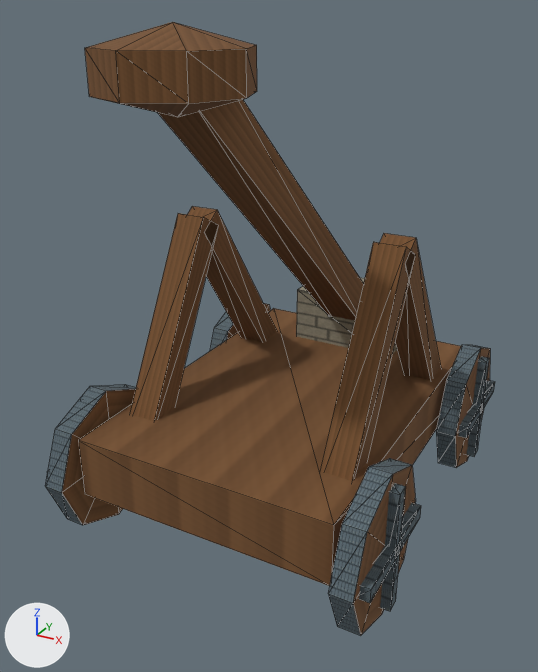
A saved change to the glTF model app/src/main/assets/3d/field/unit-CATAPULT-lod1.glb.
Rendered twice from a camera (50 mm lens) standing at (0.362, -0.726, 0.564) and looking at (-0.009, -0.052, 0.227). The axes (+X, +Y, +Z) are drawn at lower left. The lights are the same throughout. The first picture is the older version. Mesh edges are drawn as thin lines. Vertices at exactly the same position are counted once.

The scene before the commit, as lines of its bpy script (objects in view):
```python
me_mesh_0 = bpy.data.meshes.new('Mesh_0')
me_mesh_0.from_pydata(...)  # 220 vertices, 326 faces; spans x -0.192..0.192, y -0.289..0.245, z 0.0..0.555
me_mesh_0.materials.append(mat_material_0)
ob_mesh_0 = bpy.data.objects.new('Mesh_0', me_mesh_0)
ob_mesh_0.location = (0.0, 0.0, 0.0)
```
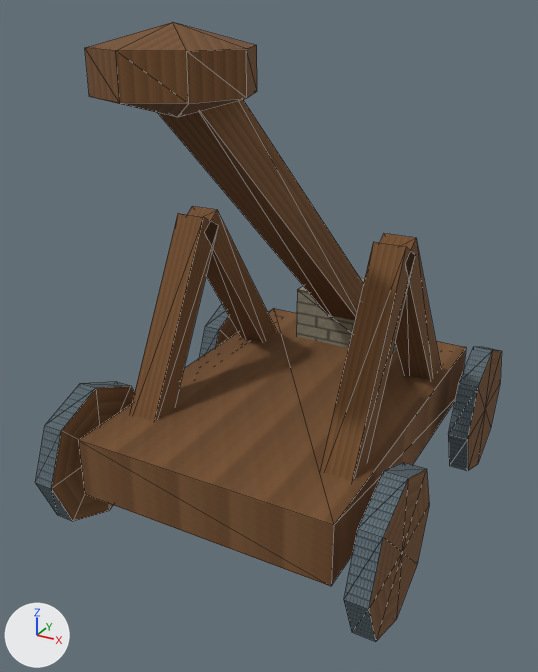
Pixel boxes (x1, y1, x2, y2) of what changed, in the pictures (538 x 672 px; the box of a moved part takes in the faces that stretch with it):
'Mesh_0', reshaped
    before: (45, 22, 495, 636)
    after: (35, 22, 502, 642)
part 1 of me_mesh_0, moved or reshaped
    before: (210, 303, 270, 351)
    after: (199, 304, 238, 358)
part 2 of me_mesh_0, moved or reshaped
    before: (45, 384, 136, 525)
    after: (35, 381, 134, 521)
part 3 of me_mesh_0, moved or reshaped
    before: (436, 344, 490, 468)
    after: (448, 346, 502, 471)
part 4 of me_mesh_0, moved or reshaped
    before: (328, 458, 416, 636)
    after: (344, 462, 429, 642)

What the commit changed:
me_mesh_0 is used by ob_mesh_0; location (0.0, 0.0, 0.0).
me_mesh_0 had 220 vertices, 326 faces and spanned x -0.192..0.192, y -0.289..0.245, z 0.0..0.555.
me_mesh_0 now has 236 vertices, 346 faces and spans x -0.197..0.197, y -0.289..0.245, z 0.0..0.555.
me_mesh_0 part 1: the loose piece of 18 vertices spanning x -0.182..-0.158, y 0.075..0.245, z 0.0..0.17 is moved by (-0.015, 0.0, 0.0).
me_mesh_0 part 2: the loose piece of 18 vertices spanning x -0.182..-0.158, y -0.245..-0.075, z 0.0..0.17 is moved by (-0.015, 0.0, 0.0).
me_mesh_0 part 3: the loose piece of 18 vertices spanning x 0.158..0.182, y 0.075..0.245, z 0.0..0.17 is moved by (0.015, 0.0, 0.0).
me_mesh_0 part 4: the loose piece of 18 vertices spanning x 0.158..0.182, y -0.245..-0.075, z 0.0..0.17 is moved by (0.015, 0.0, 0.0).
Other edits to the shape of me_mesh_0 do not show in these pictures.
